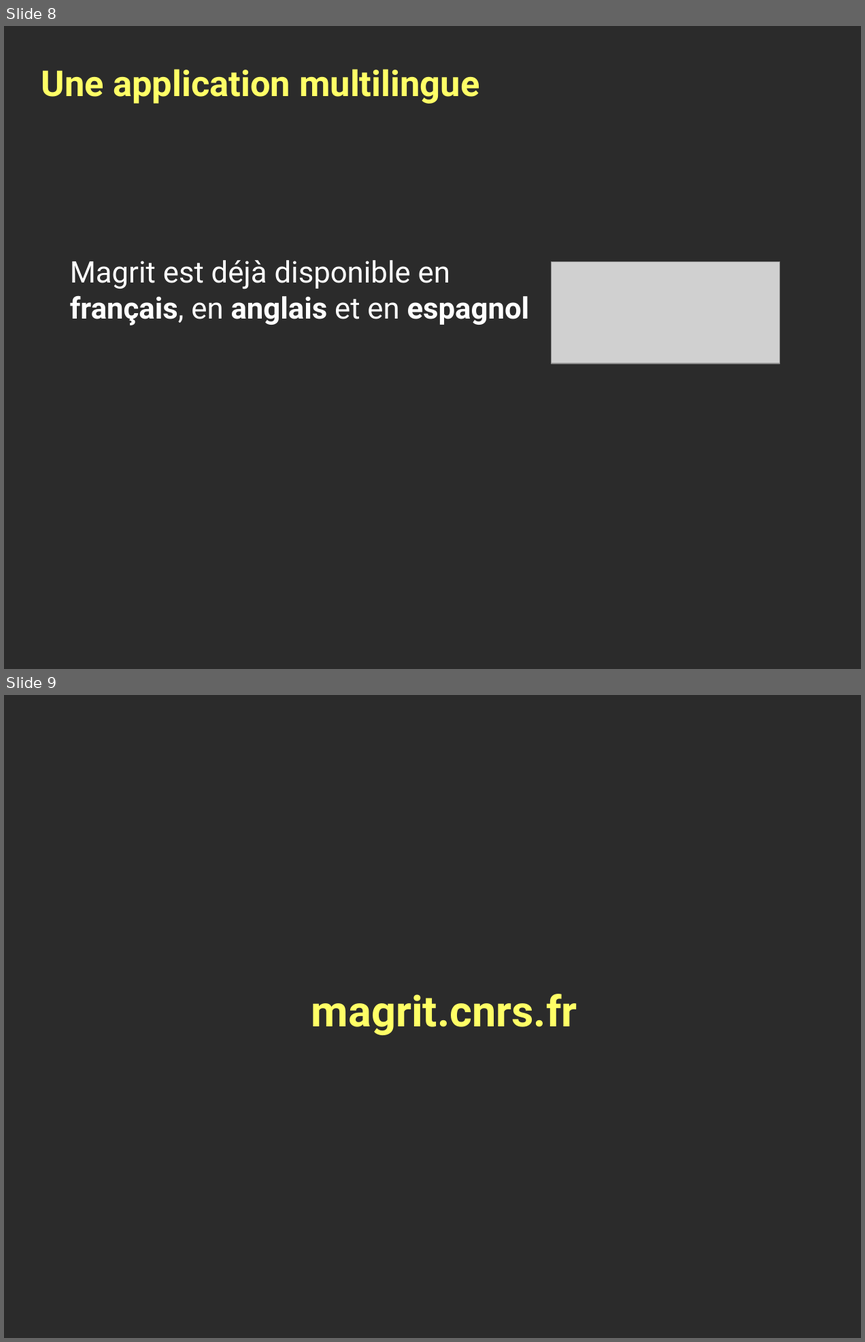
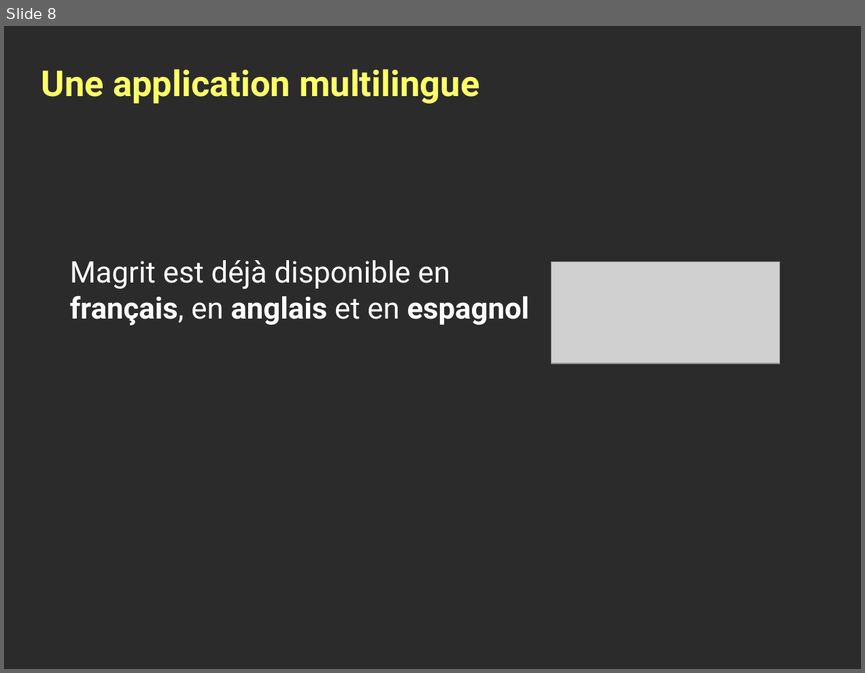
Before and after one commit to rCarto/MAGRIT-formations, a slide deck: ppt1 - MAGRIT.odp. Shown one above the other, each under a label of ours: slides 8 and 9 before the commit, slide 8 after it. The pictures are 865x1342 and 865x673 pixels, drawn with LibreOffice and Linux fonts; fonts in the diff are those of the drawing; grey boxes stand for pictures; background and template pictures are left out; a plain dark background stands for a picture behind light text. Boxes give left, top, right and bottom in pixels: in the first picture for what was removed or moved away, otherwise in the second. Text is boxed around its words. In the diff, an @@ line names an element or a change of style, - is before the commit and + after.

```diff
--- a/ppt1 - MAGRIT.odp
+++ b/ppt1 - MAGRIT.odp
@@ slide 9 removed at box(4, 695, 861, 1338), background picture (left out) @@
@@ title removed at box(311, 994, 577, 1035) @@
-magrit.cnrs.fr
```
Also in this commit, not shown: 1 slide added, 1 other file.
